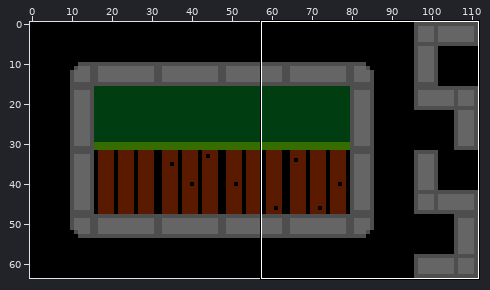
Sprite sheet: assets/Tile-set.png. Above: a wide view before the commit, with the close-up outlined.
Close-up. The starting point:
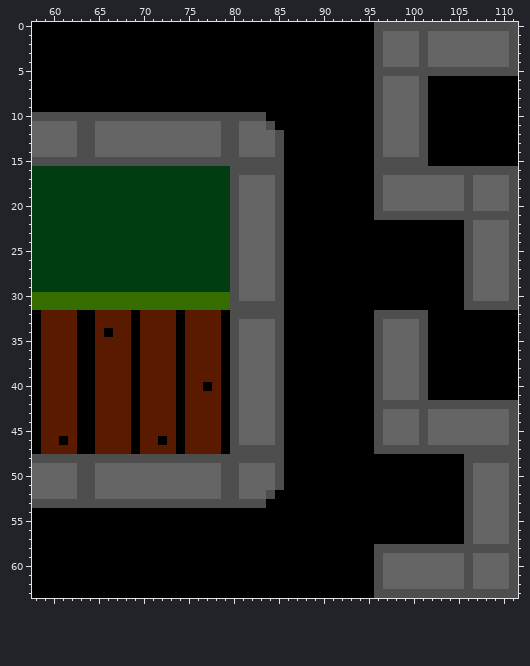
The file is 112x64 pixels. Shown: x 58..111, y 0..63. The commit also changed other parts of the picture, which this record leaves out.
New version:
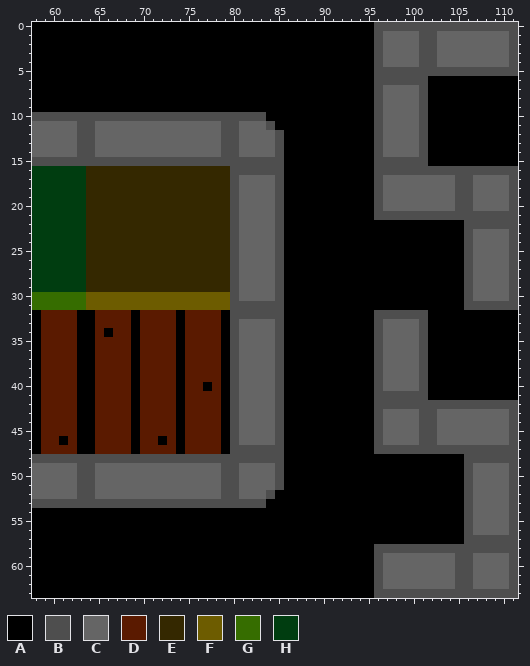
Palette (. is transparent): A #000000  B #4e4e4e  C #656565  D #5a1a00  E #342800  F #6d5c00  G #366d00  H #003d10
What changed:
@@ x 95..104 @@
  0 ABBBBBBBBB
- 1 ABCCCCBCCC
- 2 ABCCCCBCCC
- 3 ABCCCCBCCC
- 4 ABCCCCBCCC
+ 1 ABCCCCBBCC
+ 2 ABCCCCBBCC
+ 3 ABCCCCBBCC
+ 4 ABCCCCBBCC
  5 ABBBBBBBBB
- 6 ABCCCCBAAA
+ 6 ABBBBBBAAA
  7 ABCCCCBAAA
@@ x 58..111 @@
 15 BBBBBBBBBBBBBBBBBBBBBBBBBBBBAAAAAAAAAABBBBBBAAAAAAAAAA
-16 HHHHHHHHHHHHHHHHHHHHHHBBBBBBAAAAAAAAAABBBBBBBBBBBBBBBB
-17 HHHHHHHHHHHHHHHHHHHHHHBCCCCBAAAAAAAAAABCCCCCCCCCBCCCCB
-18 HHHHHHHHHHHHHHHHHHHHHHBCCCCBAAAAAAAAAABCCCCCCCCCBCCCCB
-19 HHHHHHHHHHHHHHHHHHHHHHBCCCCBAAAAAAAAAABCCCCCCCCCBCCCCB
-20 HHHHHHHHHHHHHHHHHHHHHHBCCCCBAAAAAAAAAABCCCCCCCCCBCCCCB
-21 HHHHHHHHHHHHHHHHHHHHHHBCCCCBAAAAAAAAAABBBBBBBBBBBBBBBB
-22 HHHHHHHHHHHHHHHHHHHHHHBCCCCBAAAAAAAAAAAAAAAAAAAABCCCCB
-23 HHHHHHHHHHHHHHHHHHHHHHBCCCCBAAAAAAAAAAAAAAAAAAAABCCCCB
-24 HHHHHHHHHHHHHHHHHHHHHHBCCCCBAAAAAAAAAAAAAAAAAAAABCCCCB
-25 HHHHHHHHHHHHHHHHHHHHHHBCCCCBAAAAAAAAAAAAAAAAAAAABCCCCB
-26 HHHHHHHHHHHHHHHHHHHHHHBCCCCBAAAAAAAAAAAAAAAAAAAABCCCCB
-27 HHHHHHHHHHHHHHHHHHHHHHBCCCCBAAAAAAAAAAAAAAAAAAAABCCCCB
-28 HHHHHHHHHHHHHHHHHHHHHHBCCCCBAAAAAAAAAAAAAAAAAAAABCCCCB
-29 HHHHHHHHHHHHHHHHHHHHHHBCCCCBAAAAAAAAAAAAAAAAAAAABCCCCB
-30 GGGGGGGGGGGGGGGGGGGGGGBCCCCBAAAAAAAAAAAAAAAAAAAABCCCCB
-31 GGGGGGGGGGGGGGGGGGGGGGBBBBBBAAAAAAAAAAAAAAAAAAAABBBBBB
+16 HHHHHHEEEEEEEEEEEEEEEEBBBBBBAAAAAAAAAABBBBBBBBBBBBBBBB
+17 HHHHHHEEEEEEEEEEEEEEEEBCCCCBAAAAAAAAAABCCCCCCCCBBCCCCB
+18 HHHHHHEEEEEEEEEEEEEEEEBCCCCBAAAAAAAAAABCCCCCCCCBBCCCCB
+19 HHHHHHEEEEEEEEEEEEEEEEBCCCCBAAAAAAAAAABCCCCCCCCBBCCCCB
+20 HHHHHHEEEEEEEEEEEEEEEEBCCCCBAAAAAAAAAABCCCCCCCCBBCCCCB
+21 HHHHHHEEEEEEEEEEEEEEEEBCCCCBAAAAAAAAAABBBBBBBBBBBBBBBB
+22 HHHHHHEEEEEEEEEEEEEEEEBCCCCBAAAAAAAAAAAAAAAAAAAABBBBBB
+23 HHHHHHEEEEEEEEEEEEEEEEBCCCCBAAAAAAAAAAAAAAAAAAAABCCCCB
+24 HHHHHHEEEEEEEEEEEEEEEEBCCCCBAAAAAAAAAAAAAAAAAAAABCCCCB
+25 HHHHHHEEEEEEEEEEEEEEEEBCCCCBAAAAAAAAAAAAAAAAAAAABCCCCB
+26 HHHHHHEEEEEEEEEEEEEEEEBCCCCBAAAAAAAAAAAAAAAAAAAABCCCCB
+27 HHHHHHEEEEEEEEEEEEEEEEBCCCCBAAAAAAAAAAAAAAAAAAAABCCCCB
+28 HHHHHHEEEEEEEEEEEEEEEEBCCCCBAAAAAAAAAAAAAAAAAAAABCCCCB
+29 HHHHHHEEEEEEEEEEEEEEEEBCCCCBAAAAAAAAAAAAAAAAAAAABCCCCB
+30 GGGGGGFFFFFFFFFFFFFFFFBCCCCBAAAAAAAAAAAAAAAAAAAABCCCCB
+31 GGGGGGFFFFFFFFFFFFFFFFBBBBBBAAAAAAAAAAAAAAAAAAAABBBBBB
 32 ADDDDAADDDDADDDDADDDDABBBBBBAAAAAAAAAABBBBBBAAAAAAAAAA
@@ x 95..104 @@
 40 ABCCCCBAAA
-41 ABCCCCBAAA
+41 ABBBBBBAAA
 42 ABBBBBBBBB
-43 ABCCCCBCCC
-44 ABCCCCBCCC
-45 ABCCCCBCCC
-46 ABCCCCBCCC
+43 ABCCCCBBCC
+44 ABCCCCBBCC
+45 ABCCCCBBCC
+46 ABCCCCBBCC
 47 ABBBBBBBBB
@@ x 103..111 @@
 56 AAABCCCCB
-57 AAABCCCCB
+57 AAABBBBBB
 58 BBBBBBBBB
-59 CCCBCCCCB
-60 CCCBCCCCB
-61 CCCBCCCCB
-62 CCCBCCCCB
+59 CCBBCCCCB
+60 CCBBCCCCB
+61 CCBBCCCCB
+62 CCBBCCCCB
 63 BBBBBBBBB
Boxes around the changes in both close-ups, in picture pixels (x1, y1, x2, y2):
changed: (383, 31, 437, 85)
changed: (86, 166, 230, 310)
changed: (455, 175, 509, 229)
changed: (383, 391, 437, 445)
changed: (455, 535, 509, 589)
